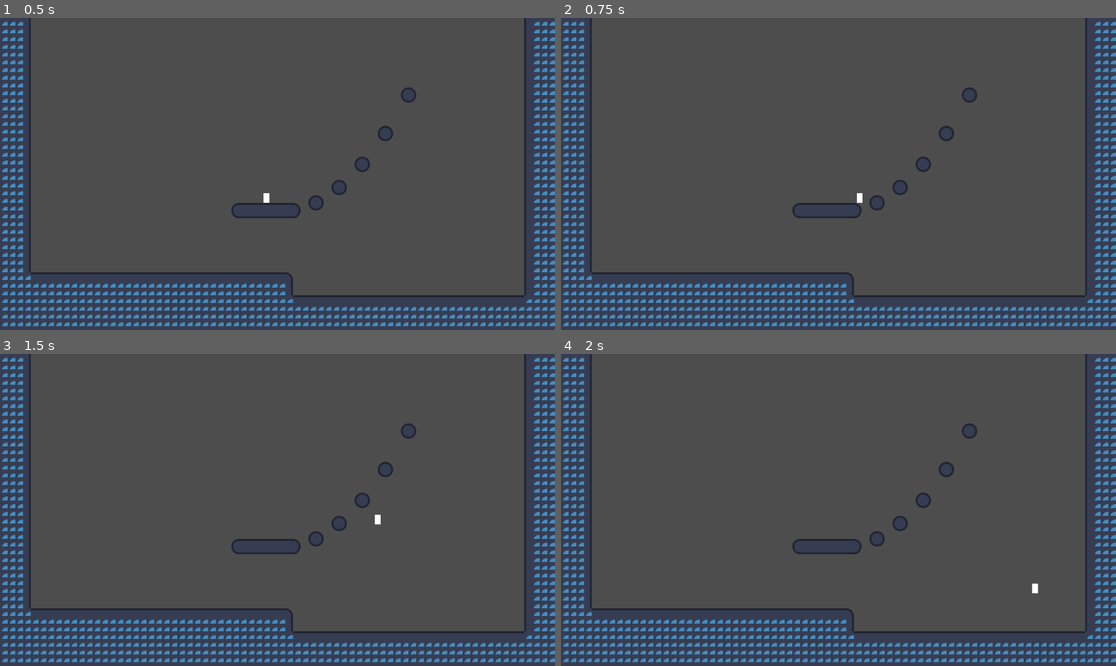
Above: before the commit, frames 1-4 (two rows, left to right).
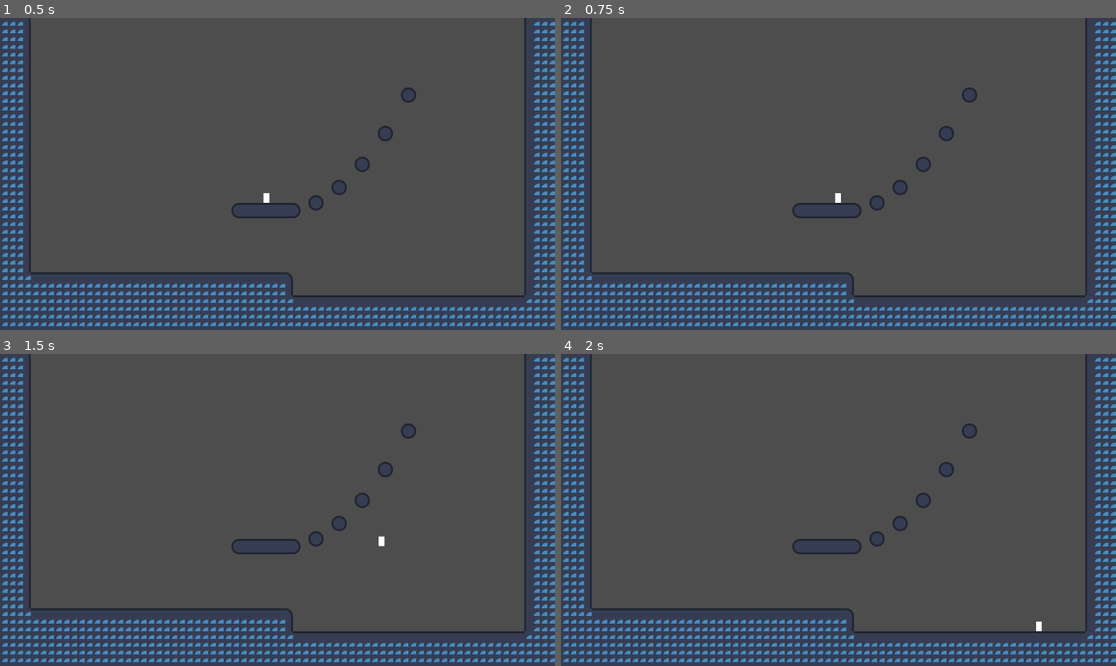
Above: after the commit, the same moments.

Repository: LiamQuinlan-Carleton/COMP1501FINAL
Game: Godot game, scene res://Main.tscn
Same seed, same stepped clock (60 frames per second), same inputs: the game is played once before the commit and once after it. The engine's default icon, where the game draws it, is replaced by a stand-in: a white triangle on a blue panel in a dark square.
Inputs:
- Up to frame 1 (0.5 s): no input
- Up to frame 2 (0.75 s): tap Enter at 0.5 s; hold D (Right) from 0.53 s (still down); hold Shift (Shift, bound only after the commit) from 0.53 s (still down)
- Up to frame 3 (1.5 s): keep holding D (Right); tap Space (Jump) at 0.77, 0.8, 1.07, 1.35 s; release Shift (Shift, bound only after the commit) at 1.28 s
- Up to frame 4 (2 s): keep holding D (Right); tap Space (Jump) at 1.52, 1.82 s; tap Shift (Shift, bound only after the commit) at 1.55 s

Frame 1 is identical in both runs. In frame 2, less than 0.1% of the frame differs, in the area x 49-55%, y 56-60%; in frame 3, less than 0.1%, in the area x 67-70%, y 51-62%; in frame 4, less than 0.1%.

Commit message:
Fixed run stuff

Diff:
--- a/Main.tscn
+++ b/Main.tscn
@@ -32,7 +32,7 @@
 
 [node name="Player" parent="." instance=ExtResource("1_xc4sc")]
 position = Vector2(553, 324)
-acceleration = 5000.0
+acceleration = 2000.0
 floor_friction = 2500.0
 
 [node name="TileMapLayer" type="TileMapLayer" parent="."]
--- a/player.gd
+++ b/player.gd
@@ -9,45 +9,51 @@
 @export var jump_buffer : float #Earliest time jump button can be pressed and still allow jump when reaches floor
 
 #Run
-@export var speed : float
+@export var speed : float #Max run speed
 @export var acceleration : float
 @export var floor_friction : float
+@export var air_resistance : float
 
 #Misc
 @export var gravity : float
 
 #Timer Nodes
-@export var jump_timer : Timer
+@export var jump_timer : Timer #Time with constant jump velocity
+
+#Player can press jump before touching ground and still jump once they land.
+#This is the time allowed between pressing button and jumping
 @export var jump_buffer_timer : Timer
 #@export var cyote_time_timer : Timer
 
-#Velocity is done this way to allow the player to move faster than their max run speed using other sources
-#var move_velocity : Vector2 #Velocity from player movements (run, jump, etc.)
-#var bonus_velocity : Vector2 #Veclocity from other sources (grapple hook, dash, etc.)
+#Logic variables
+var is_jumping : bool #Is actively holding space to move upwards. Is false when space is let go or jump time runs out
+var want_jump : bool #True when player has pressed space. False when jump starts or after buffer window passes
+var can_jump: bool #True  when player is able to jump
 
-var is_jumping : bool
-var can_jump : bool
+var l_dir : int = 1 #last direction key pressed. -1 = Left, 1 = Right
 
-var direction : int = 1
-
+#The code bellow is in no way organized or easy to read. I apologize in advance.
 func _process(delta: float) -> void:
 
 	velocity.y += gravity
 
+	if Input.is_action_pressed("Shift"):
+		velocity.x -= 1000 * delta
+
 	#Jump control
 	if Input.is_action_just_pressed("Jump"):
-		can_jump = true
+		want_jump = true
 		jump_buffer_timer.start(jump_buffer)
 
 	if Input.is_action_just_released("Jump"):
-		can_jump = false
+		want_jump = false
 		is_jumping = false
 		if velocity.y < 0:
 			velocity.y += jump_end_force
 
-	if can_jump and is_on_floor():
+	if want_jump and is_on_floor():
+		want_jump = false
 		is_jumping = true
-		can_jump = false
 		jump_timer.start(jump_length)
 
 	if is_jumping:
@@ -55,31 +61,44 @@
 
 	#Run control
 	if Input.is_action_just_pressed("Right"):
-		direction = 1
+		l_dir= 1
 	elif Input.is_action_just_released("Right") and Input.is_action_pressed("Left"):
-		direction = -1
+		l_dir = -1
 
 	if Input.is_action_just_pressed("Left"):
-		direction = -1
+		l_dir = -1
 	elif Input.is_action_just_released("Left") and Input.is_action_pressed("Right"):
-		direction = 1
+		l_dir = 1
 
 	if Input.is_action_pressed("Right") or Input.is_action_pressed("Left"):
-		velocity.x += acceleration * direction * delta
-		if velocity.x > speed:
-			velocity.x = speed
-		if velocity.x < -speed:
-			velocity.x = -speed
-	elif velocity.x < -floor_friction * delta or velocity.x > floor_friction * delta:
-		if is_on_floor():
-			velocity.x -= direction * floor_friction * delta
+		if sign(velocity.x) * velocity.x <= speed:
+			velocity.x += acceleration * l_dir * delta
+			if velocity.x > speed:
+				velocity.x = speed
+			if velocity.x < -speed:
+				velocity.x = -speed
 	else:
-		velocity.x = 0
+		apply_friction(floor_friction, air_resistance, is_on_floor(), delta)
 
 	move_and_slide()
+
+
+func apply_friction(f_frict : float, a_resist : float, floor : bool, delta : float):
+
+	var dir = sign(velocity.x)
+
+	var vel_to_remove : float
+	if is_on_floor():
+		vel_to_remove = f_frict
+	else:
+		vel_to_remove = a_resist
+
+	velocity.x -= dir * vel_to_remove * delta
+	if dir * velocity.x < 0:
+		velocity.x = 0
 
 func _on_jump_length_timeout() -> void:
 	is_jumping = false
 
 func _on_jump_buffer_timeout() -> void:
-	can_jump = false
+	want_jump = false
--- a/project.godot
+++ b/project.godot
@@ -35,3 +35,8 @@
 , Object(InputEventKey,"resource_local_to_scene":false,"resource_name":"","device":-1,"window_id":0,"alt_pressed":false …(183 unchanged characters)…
 ]
 }
+Shift={
+"deadzone": 0.5,
+"events": [Object(InputEventKey,"resource_local_to_scene":false,"resource_name":"","device":-1,"window_id":0,"alt_pressed":false,"shift_pressed":false,"ctrl_pressed":false,"meta_pressed":false,"pressed":false,"keycode":0,"physical_keycode":4194325,"key_label":0,"unicode":0,"location":0,"echo":false,"script":null)
+]
+}
